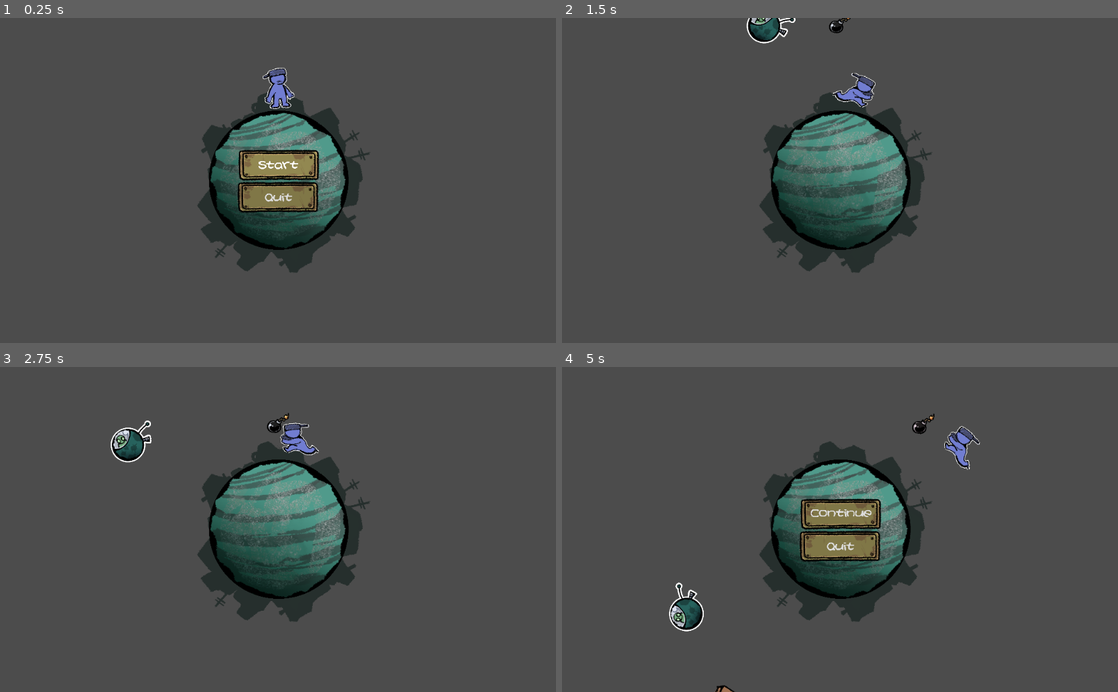
Above: before the commit, frames 1-4 (two rows, left to right).
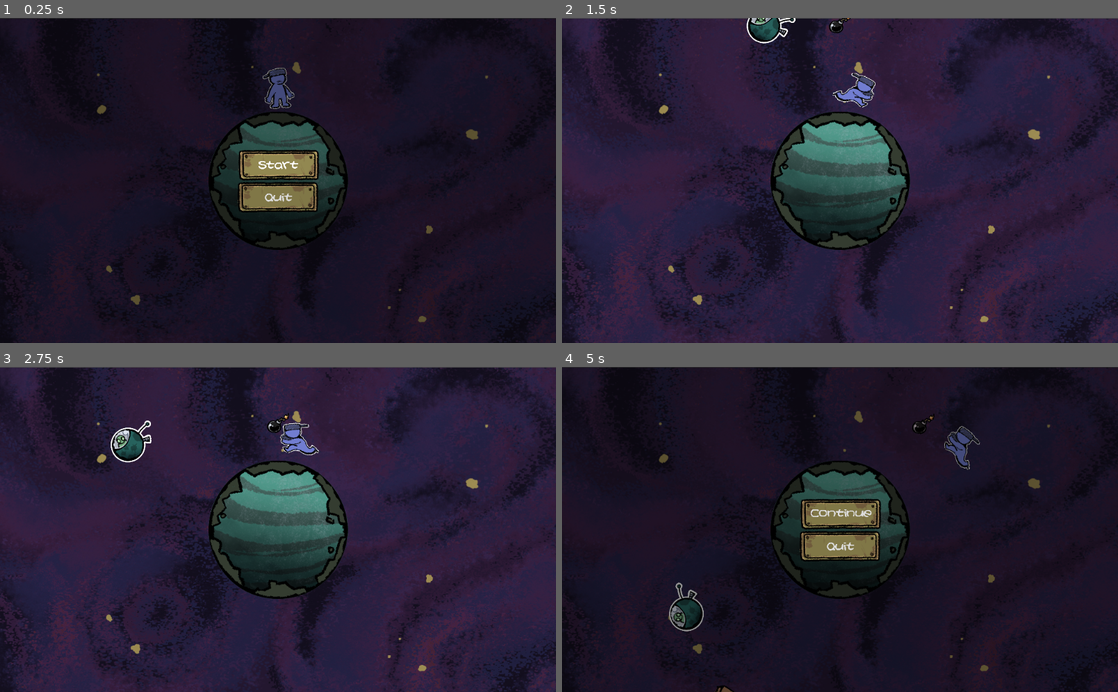
Above: after the commit, the same moments.

Repository: DanGrenade/TinyWorldJam
Game: Godot game, scene res://Scenes/GameTest.tscn
Same seed, same stepped clock (60 frames per second), same inputs: the game is played once before the commit and once after it. The project has no main scene, so this scene is started directly.
Inputs:
- Up to frame 1 (0.25 s): no input
- Up to frame 2 (1.5 s): click "Start" at 0.5 s; hold D (move_right) from 1.28 s (still down); tap E (box_grab) at 1.35 s
- Up to frame 3 (2.75 s): tap Space (jump) at 1.52, 1.55, 1.82, 2.1, 2.27, 2.57 s; release D (move_right) at 2.03 s; hold Left (move_left) from 2.03 s (still down); tap E (box_grab) at 2.3 s
- Up to frame 4 (5 s): release Left (move_left) at 2.78 s; hold D (move_right) 2.78-4.28 s; tap E (box_grab) at 2.85, 3.6 s; tap Space (jump) at 3.05, 3.77, 4.07, 4.35, 4.52, 4.82 s; hold Left (move_left) from 4.28 s (still down); tap Escape (pause_game) at 4.9 s

The runs differ from the first frame. In frame 1, 96% of the frame differs, in the area x 0-100%, y 0-100%; in frame 2, 93%; in frame 3, 93%; in frame 4, 96%.

Commit message:
Implemented audio, resolving issues #29 and #30. Added new planet sprite and background

Diff:
--- a/Scenes/Bomb.tscn
+++ b/Scenes/Bomb.tscn
@@ -1,7 +1,8 @@
-[gd_scene load_steps=6 format=2]
+[gd_scene load_steps=7 format=2]
 
 [ext_resource path="res://Art/bomb.png" type="Texture" id=1]
 [ext_resource path="res://Scripts/Bomb.gd" type="Script" id=2]
+[ext_resource path="res://Audio/sfx_exp_short_hard3.wav" type="AudioStream" id=3]
 
 [sub_resource type="Animation" id=1]
 resource_name = "Idle"
@@ -91,4 +92,8 @@
 
 [node name="ExplosionTimer" type="Timer" parent="."]
 wait_time = 5.25
+
+[node name="AudioStreamPlayer2D" type="AudioStreamPlayer2D" parent="."]
+stream = ExtResource( 3 )
+volume_db = 10.0
 [connection signal="timeout" from="ExplosionTimer" to="." method="_on_ExplosionTimer_timeout"]
--- a/Scenes/GameTest.tscn
+++ b/Scenes/GameTest.tscn
@@ -7,9 +7,14 @@
 [ext_resource path="res://Scenes/Alien_Ship.tscn" type="PackedScene" id=5]
 [ext_resource path="res://Scripts/GameManager.gd" type="Script" id=6]
 [ext_resource path="res://Scenes/Start_Menu.tscn" type="PackedScene" id=7]
+[ext_resource path="res://Art/bg.jpg" type="Texture" id=8]
+[ext_resource path="res://Scripts/Audio.gd" type="Script" id=9]
 
 [node name="GameManager" type="Node2D"]
 script = ExtResource( 6 )
+
+[node name="Audio" type="Node" parent="."]
+script = ExtResource( 9 )
 
 [node name="Camera2D" type="Camera2D" parent="."]
 position = Vector2( -2, 0 )
@@ -19,7 +24,22 @@
 script = ExtResource( 3 )
 player_follow_path = NodePath("../../GameManager/PlayerCharacter")
 
+[node name="TextureRect" type="TextureRect" parent="Camera2D"]
+margin_left = -2055.0
+margin_top = -1195.0
+margin_right = 2071.0
+margin_bottom = 1209.0
+texture = ExtResource( 8 )
+expand = true
+__meta__ = {
+"_edit_use_anchors_": false
+}
+
 [node name="GarbagePlanet" parent="." instance=ExtResource( 2 )]
+
+[node name="Alien_Ship" parent="." instance=ExtResource( 5 )]
+position = Vector2( 0, -1459.11 )
+planet_string = NodePath("../../GameManager/GarbagePlanet")
 
 [node name="PlayerCharacter" parent="." instance=ExtResource( 1 )]
 position = Vector2( 1.80859, -679.526 )
@@ -34,21 +54,28 @@
 wait_time = 3.0
 autostart = true
 
-[node name="Alien_Ship" parent="." instance=ExtResource( 5 )]
-position = Vector2( 0, -1459.11 )
-planet_string = NodePath("../../GameManager/GarbagePlanet")
-
 [node name="Start_Menu" parent="." instance=ExtResource( 7 )]
 margin_left = -515.181
 margin_top = -295.984
 margin_right = -515.181
 margin_bottom = -295.984
+
+[node name="ColorRect" parent="Start_Menu/YSort" index="0"]
+margin_left = -1533.0
+margin_top = -905.0
+margin_right = 2622.0
+margin_bottom = 1518.0
 [connection signal="switch_game_state_signal" from="." to="Start_Menu" method="_on_GameManager_switch_game_state_signal"]
-[connection signal="switch_game_state_signal" from="." to="Alien_Ship" method="_on_GameManager_switch_game_state_signal"]
 [connection signal="switch_game_state_signal" from="." to="PlayerCharacter" method="_on_GameManager_switch_game_state_signal"]
 [connection signal="switch_game_state_signal" from="." to="Camera2D" method="_on_GameManager_switch_game_state_signal"]
 [connection signal="switch_game_state_signal" from="." to="GarbageSpawner" method="_on_GameManager_switch_game_state_signal"]
+[connection signal="switch_game_state_signal" from="." to="Alien_Ship" method="_on_GameManager_switch_game_state_signal"]
+[connection signal="player_hit" from="PlayerCharacter" to="Audio" method="_on_PlayerCharacter_player_hit"]
 [connection signal="player_hit" from="PlayerCharacter" to="Camera2D" method="_on_PlayerCharacter_player_hit"]
+[connection signal="player_interact" from="PlayerCharacter" to="Audio" method="_on_PlayerCharacter_player_interact"]
+[connection signal="player_jump" from="PlayerCharacter" to="Audio" method="_on_PlayerCharacter_player_jump"]
 [connection signal="timeout" from="GarbageSpawner/Timer" to="GarbageSpawner" method="_on_Timer_timeout"]
 [connection signal="Continue_Button_Pressed" from="Start_Menu" to="." method="_on_Start_Menu_Continue_Button_Pressed"]
 [connection signal="Start_Button_Pressed" from="Start_Menu" to="." method="_on_Start_Menu_Start_Button_Pressed"]
+
+[editable path="Start_Menu"]
--- a/Scenes/GarbagePlanet.tscn
+++ b/Scenes/GarbagePlanet.tscn
@@ -14,7 +14,7 @@
 }
 
 [node name="Sprite" type="Sprite" parent="."]
-position = Vector2( 40, 15 )
+position = Vector2( 0, 5 )
 texture = ExtResource( 1 )
 
 [node name="PlanetCollider" type="CollisionShape2D" parent="."]
--- a/Scenes/Start_Menu.tscn
+++ b/Scenes/Start_Menu.tscn
@@ -19,7 +19,19 @@
 "_edit_use_anchors_": false
 }
 
-[node name="VBoxContainer" type="VBoxContainer" parent="."]
+[node name="YSort" type="YSort" parent="."]
+z_index = 1
+
+[node name="ColorRect" type="ColorRect" parent="YSort"]
+modulate = Color( 1, 1, 1, 0.411765 )
+margin_right = 1028.0
+margin_bottom = 600.0
+color = Color( 0, 0, 0, 1 )
+__meta__ = {
+"_edit_use_anchors_": false
+}
+
+[node name="VBoxContainer" type="VBoxContainer" parent="YSort"]
 margin_left = 214.002
 margin_top = 1.7818
 margin_right = 824.002
@@ -32,7 +44,7 @@
 "_edit_use_anchors_": false
 }
 
-[node name="TextureButton" type="TextureButton" parent="VBoxContainer"]
+[node name="TextureButton" type="TextureButton" parent="YSort/VBoxContainer"]
 modulate = Color( 0.87451, 0.87451, 0.87451, 1 )
 margin_left = 6.0
 margin_top = 63.0
@@ -51,7 +63,7 @@
 focus_color = Color( 1, 1, 1, 1 )
 pressed_color = Color( 0.870588, 0.894118, 1, 1 )
 
-[node name="RichTextLabel" type="RichTextLabel" parent="VBoxContainer/TextureButton"]
+[node name="RichTextLabel" type="RichTextLabel" parent="YSort/VBoxContainer/TextureButton"]
 anchor_right = 1.0
 anchor_bottom = 1.0
 margin_left = 46.0
@@ -65,13 +77,12 @@
 bbcode_enabled = true
 bbcode_text = "[center]Start[/center]"
 text = "Start"
-fit_content_height = true
 scroll_active = false
 __meta__ = {
 "_edit_use_anchors_": false
 }
 
-[node name="TextureButton3" type="TextureButton" parent="VBoxContainer"]
+[node name="TextureButton3" type="TextureButton" parent="YSort/VBoxContainer"]
 visible = false
 modulate = Color( 0.87451, 0.87451, 0.87451, 1 )
 margin_left = 6.0
@@ -90,7 +101,7 @@
 focus_color = Color( 1, 1, 1, 1 )
 pressed_color = Color( 0.870588, 0.894118, 1, 1 )
 
-[node name="RichTextLabel" type="RichTextLabel" parent="VBoxContainer/TextureButton3"]
+[node name="RichTextLabel" type="RichTextLabel" parent="YSort/VBoxContainer/TextureButton3"]
 anchor_right = 1.0
 anchor_bottom = 1.0
 margin_left = 40.1716
@@ -104,13 +115,12 @@
 bbcode_enabled = true
 bbcode_text = "[center]Continue[/center]"
 text = "Continue"
-fit_content_height = true
 scroll_active = false
 __meta__ = {
 "_edit_use_anchors_": false
 }
 
-[node name="TextureButton2" type="TextureButton" parent="VBoxContainer"]
+[node name="TextureButton2" type="TextureButton" parent="YSort/VBoxContainer"]
 modulate = Color( 0.87451, 0.87451, 0.87451, 1 )
 margin_top = 300.0
 margin_right = 610.0
@@ -121,7 +131,7 @@
 focus_color = Color( 1, 1, 1, 1 )
 pressed_color = Color( 0.870588, 0.894118, 1, 1 )
 
-[node name="RichTextLabel" type="RichTextLabel" parent="VBoxContainer/TextureButton2"]
+[node name="RichTextLabel" type="RichTextLabel" parent="YSort/VBoxContainer/TextureButton2"]
 anchor_right = 1.0
 anchor_bottom = 1.0
 margin_left = 54.0
@@ -135,22 +145,21 @@
 bbcode_enabled = true
 bbcode_text = "[center]Quit[/center]"
 text = "Quit"
-fit_content_height = true
 __meta__ = {
 "_edit_use_anchors_": false
 }
-[connection signal="button_down" from="VBoxContainer/TextureButton" to="VBoxContainer/TextureButton" method="_on_TextureButton_button_down"]
-[connection signal="button_up" from="VBoxContainer/TextureButton" to="VBoxContainer/TextureButton" method="_on_TextureButton_button_up"]
-[connection signal="focus_entered" from="VBoxContainer/TextureButton" to="VBoxContainer/TextureButton" method="_on_TextureButton_focus_entered"]
-[connection signal="focus_exited" from="VBoxContainer/TextureButton" to="VBoxContainer/TextureButton" method="_on_TextureButton_focus_exited"]
-[connection signal="pressed" from="VBoxContainer/TextureButton" to="." method="_on_TextureButton_pressed"]
-[connection signal="button_down" from="VBoxContainer/TextureButton3" to="VBoxContainer/TextureButton3" method="_on_TextureButton_button_down"]
-[connection signal="button_up" from="VBoxContainer/TextureButton3" to="VBoxContainer/TextureButton3" method="_on_TextureButton_button_up"]
-[connection signal="focus_entered" from="VBoxContainer/TextureButton3" to="VBoxContainer/TextureButton3" method="_on_TextureButton_focus_entered"]
-[connection signal="focus_exited" from="VBoxContainer/TextureButton3" to="VBoxContainer/TextureButton3" method="_on_TextureButton_focus_exited"]
-[connection signal="pressed" from="VBoxContainer/TextureButton3" to="." method="_on_TextureButton3_pressed"]
-[connection signal="button_down" from="VBoxContainer/TextureButton2" to="VBoxContainer/TextureButton2" method="_on_TextureButton_button_down"]
-[connection signal="button_up" from="VBoxContainer/TextureButton2" to="VBoxContainer/TextureButton2" method="_on_TextureButton_button_up"]
-[connection signal="focus_entered" from="VBoxContainer/TextureButton2" to="VBoxContainer/TextureButton2" method="_on_TextureButton_focus_entered"]
-[connection signal="focus_exited" from="VBoxContainer/TextureButton2" to="VBoxContainer/TextureButton2" method="_on_TextureButton_focus_exited"]
-[connection signal="pressed" from="VBoxContainer/TextureButton2" to="." method="_on_TextureButton2_pressed"]
+[connection signal="button_down" from="YSort/VBoxContainer/TextureButton" to="YSort/VBoxContainer/TextureButton" method="_on_TextureButton_button_down"]
+[connection signal="button_up" from="YSort/VBoxContainer/TextureButton" to="YSort/VBoxContainer/TextureButton" method="_on_TextureButton_button_up"]
+[connection signal="focus_entered" from="YSort/VBoxContainer/TextureButton" to="YSort/VBoxContainer/TextureButton" method="_on_TextureButton_focus_entered"]
+[connection signal="focus_exited" from="YSort/VBoxContainer/TextureButton" to="YSort/VBoxContainer/TextureButton" method="_on_TextureButton_focus_exited"]
+[connection signal="pressed" from="YSort/VBoxContainer/TextureButton" to="." method="_on_TextureButton_pressed"]
+[connection signal="button_down" from="YSort/VBoxContainer/TextureButton3" to="YSort/VBoxContainer/TextureButton3" method="_on_TextureButton_button_down"]
+[connection signal="button_up" from="YSort/VBoxContainer/TextureButton3" to="YSort/VBoxContainer/TextureButton3" method="_on_TextureButton_button_up"]
+[connection signal="focus_entered" from="YSort/VBoxContainer/TextureButton3" to="YSort/VBoxContainer/TextureButton3" method="_on_TextureButton_focus_entered"]
+[connection signal="focus_exited" from="YSort/VBoxContainer/TextureButton3" to="YSort/VBoxContainer/TextureButton3" method="_on_TextureButton_focus_exited"]
+[connection signal="pressed" from="YSort/VBoxContainer/TextureButton3" to="." method="_on_TextureButton3_pressed"]
+[connection signal="button_down" from="YSort/VBoxContainer/TextureButton2" to="YSort/VBoxContainer/TextureButton2" method="_on_TextureButton_button_down"]
+[connection signal="button_up" from="YSort/VBoxContainer/TextureButton2" to="YSort/VBoxContainer/TextureButton2" method="_on_TextureButton_button_up"]
+[connection signal="focus_entered" from="YSort/VBoxContainer/TextureButton2" to="YSort/VBoxContainer/TextureButton2" method="_on_TextureButton_focus_entered"]
+[connection signal="focus_exited" from="YSort/VBoxContainer/TextureButton2" to="YSort/VBoxContainer/TextureButton2" method="_on_TextureButton_focus_exited"]
+[connection signal="pressed" from="YSort/VBoxContainer/TextureButton2" to="." method="_on_TextureButton2_pressed"]
--- /dev/null
+++ b/Scripts/Audio.gd
@@ -0,0 +1,42 @@
+extends Node
+
+onready var sfx = AudioStreamPlayer.new()
+onready var bgm = AudioStreamPlayer.new()
+
+onready var game = load("res://Audio/start_of_your_end.ogg")
+onready var menu = load("res://Audio/start_of_end.ogg")
+onready var jump = load("res://Audio/sfx_movement_jump8.wav")
+onready var confirm = load("res://Audio/sfx_menu_move2.wav")
+onready var interact_trash = load("res://Audio/sfx_sounds_interaction22.wav")
+onready var explosion = load("res://Audio/sfx_exp_short_hard3.wav")
+
+func _ready():
+	self.add_child(sfx)
+	self.add_child(bgm)
+	bgm.volume_db = -10
+	bgm.stream = game
+	bgm.play()
+
+func play_menu_bg():
+	bgm.stream = menu
+	bgm.play()
+
+func play_game_bg():
+	bgm.stream = game
+	bgm.play()
+
+func play_confirm_sfx():
+	sfx.stream = confirm
+	sfx.play()
+
+func _on_PlayerCharacter_player_hit() -> void:
+	sfx.stream = explosion
+	sfx.play()
+
+func _on_PlayerCharacter_player_jump() -> void:
+	sfx.stream = jump
+	sfx.play()
+
+func _on_PlayerCharacter_player_interact() -> void:
+	sfx.stream = interact_trash
+	sfx.play()
--- a/Scripts/Bomb.gd
+++ b/Scripts/Bomb.gd
@@ -74,6 +74,7 @@
 func _on_ExplosionTimer_timeout():
 	gravity_node.explode(position)
 	drop_bomb()
+	$AudioStreamPlayer2D.play()
 
 	pass
 
--- a/Scripts/GameManager.gd
+++ b/Scripts/GameManager.gd
@@ -26,6 +26,8 @@
 
 func continue_game():
 	emit_signal("switch_game_state_signal", false)
+	$Audio.play_game_bg()
+	$Audio.play_confirm_sfx()
 	pass
 
 
--- a/Scripts/PlayerCharacter.gd
+++ b/Scripts/PlayerCharacter.gd
@@ -3,6 +3,8 @@
 var game_stopped = false
 
 signal player_hit
+signal player_jump
+signal player_interact
 export var max_health = 3
 var current_health
 
@@ -74,6 +76,7 @@
 		pass
 
 	if Input.is_action_just_pressed("box_grab"):
+		emit_signal("player_interact")
 		if holding && holding_trash == false:
 			if $BombPlace.get_child_count() == 0:
 				holding = false
@@ -146,6 +149,7 @@
 		# Otherwise, apply gravity
 		else:
 			velocity.y -= gravity
+			#emit_signal("player_jump")
 			pass
 	else:
 		if !$RayCast2D_Left.is_colliding() and !$RayCast2D_Right.is_colliding():
--- a/Scripts/Start_Menu.gd
+++ b/Scripts/Start_Menu.gd
@@ -15,8 +15,8 @@
 	emit_signal("Start_Button_Pressed")
 
 	visible = false
-	$VBoxContainer/TextureButton.visible = false
-	$VBoxContainer/TextureButton3.visible = true
+	$YSort/VBoxContainer/TextureButton.visible = false
+	$YSort/VBoxContainer/TextureButton3.visible = true
 	pass
 
 #Continue Button Pressed
Binary file added: Art/bg.jpg
Not shown, added: Art/bg.jpg.import
Binary file changed: Art/planet.png
Not shown, added: Audio/sfx_exp_short_hard3.wav.import
Not shown, added: Audio/sfx_menu_move2.wav.import
Not shown, added: Audio/sfx_movement_jump8.wav.import
Not shown, added: Audio/sfx_sounds_interaction22.wav.import
Not shown, added: Audio/start_of_end.ogg.import
Not shown, added: Audio/start_of_your_end.ogg.import
Not shown: 1 places in Scenes/GameTest.tscn that only renumber resources
Not shown, added: Audio/sfx_exp_short_hard3.wav
Not shown, added: Audio/sfx_menu_move2.wav
(and 4 more such lines)
